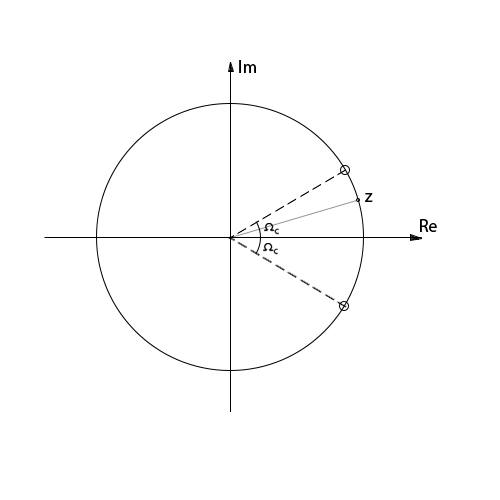
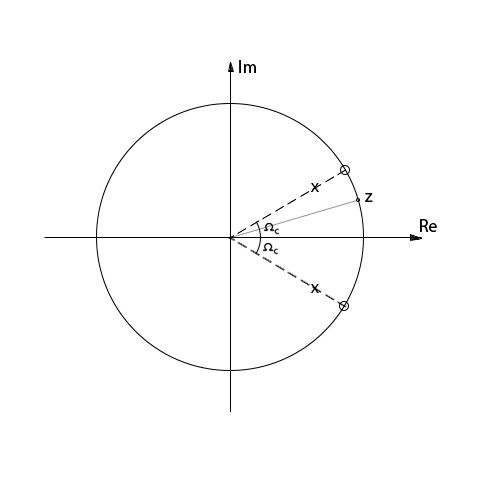
Layer changes from the first w=500, h=500 image to the second:
removed layer "Re" over [310, 183, 319, 293]
added layer "x" (1st of 2) above "x" over [310, 284, 319, 293]
added layer "x" (2nd of 2) above "Background" over [310, 183, 319, 192]
painted on "Background" over [310, 183, 319, 293]
